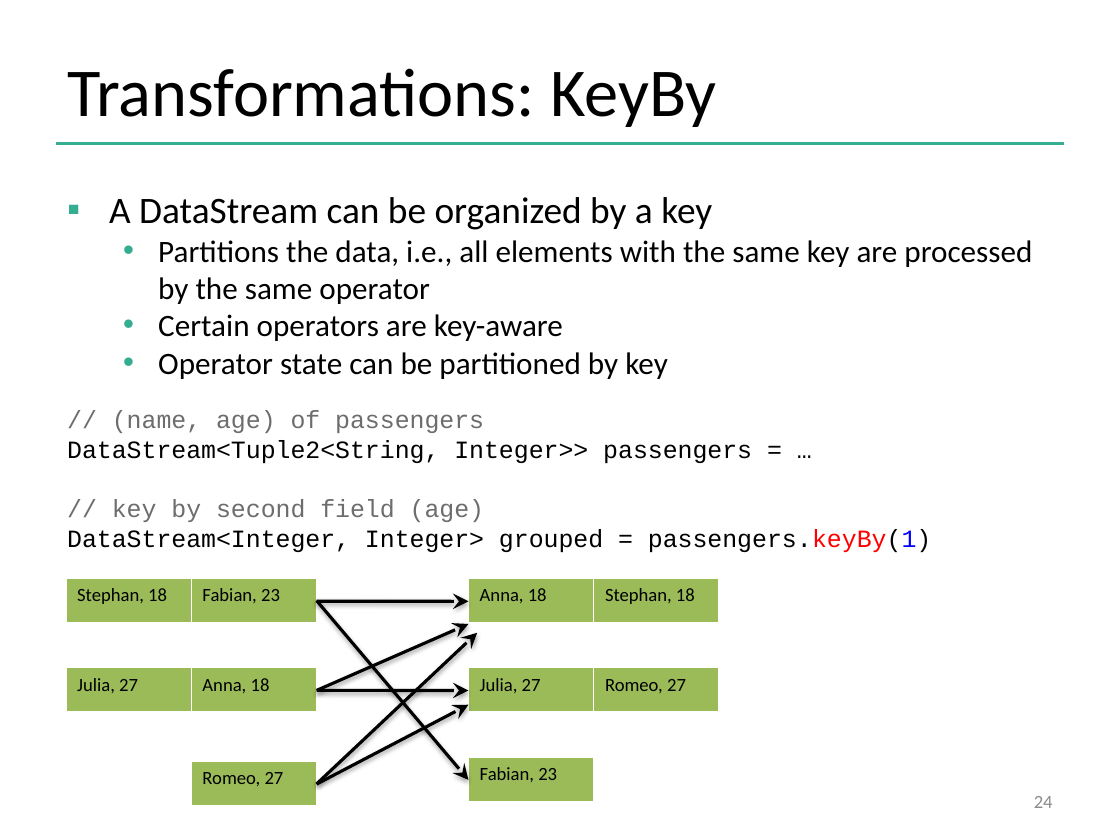
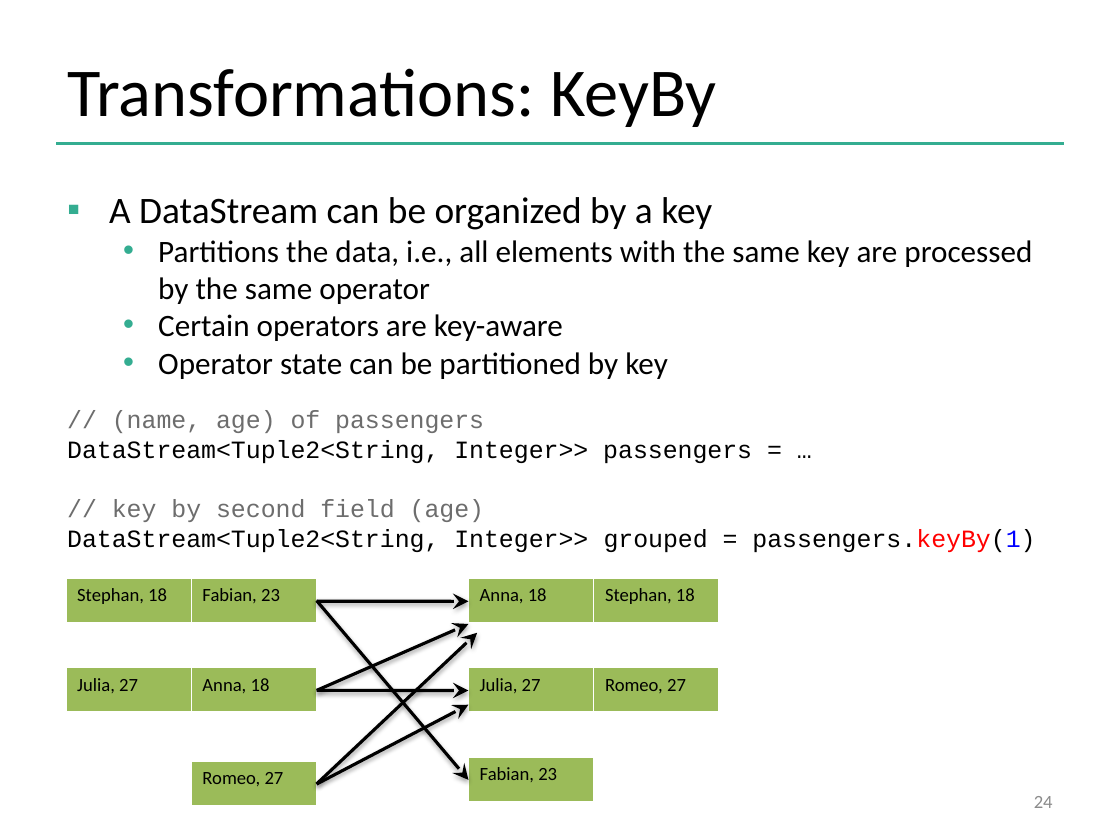
Before and after one commit to dataArtisans/flink-training-web, a slide deck: slide 24 of slides/flink_stream_basics.pptx. Drawn at 1120x840 pixels with LibreOffice and Linux fonts; fonts in the diff are those of the drawing; background and template pictures are left out. Boxes give left, top, right and bottom in pixels: in the first picture for what was removed or moved away, otherwise in the second. Text is boxed around its words. In the diff, an @@ line names an element or a change of style, - is before the commit and + after.

```diff
--- a/slides/flink_stream_basics.pptx
+++ b/slides/flink_stream_basics.pptx
@@ text at <box>67,529,1035,552</box>: text changed @@
-DataStream<Integer, Integer> grouped = passengers.keyBy(1)
+DataStream<Tuple2<String, Integer>> grouped = passengers.keyBy(1)
```
Also in this commit, not shown: 8 other slides changed, 1 slide removed, 8 other files.
